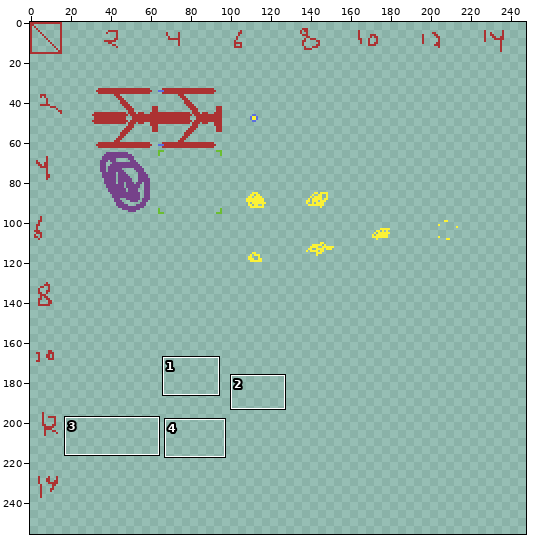
Two versions of one pixel-art file, src-resources/pacrpg/images/player1.ase. Above: a wide view before the commit, with the close-up outlined.
Close-up. The starting point:
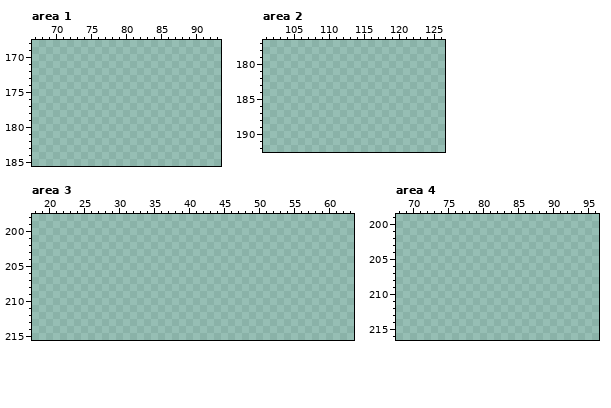
256x256 pixels, 1 frame. Pixels under 10% opacity are left out. Shown: area 1: x 67..93, y 168..185; area 2: x 101..126, y 177..192; area 3: x 18..63, y 198..215; area 4: x 68..96, y 199..216. The wide view leaves out empty margins. The commit also changed other parts of the picture, which this record leaves out.
After:
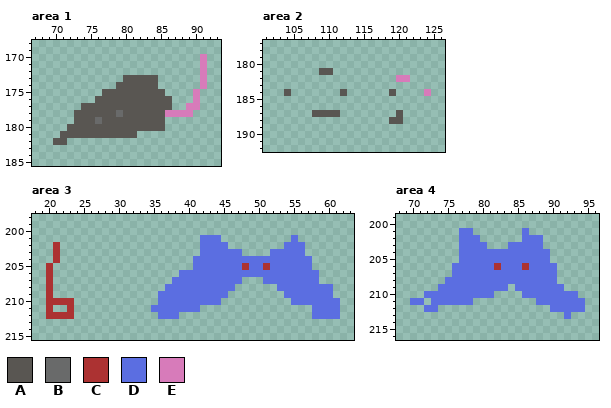
Palette (. is transparent): A #595652  B #696a6a  C #ac3232  D #5b6ee1  E #d77bba
The edit:
--- area 1
@@ x 67..93 @@
 169 ...........................
-170 ...........................
-171 ...........................
-172 ...........................
-173 ...........................
-174 ...........................
-175 ...........................
-176 ...........................
-177 ...........................
-178 ...........................
-179 ...........................
-180 ...........................
-181 ...........................
-182 ...........................
+170 ........................E..
+171 ........................E..
+172 ........................E..
+173 .............AAAAA......E..
+174 ............AAAAAA......E..
+175 ..........AAAAAAAAA....E...
+176 .........AAAAAAAAAAA...E...
+177 .......AAAAAAAAAAAAA..EE...
+178 ......AAAAAABAAAAAAEEEE....
+179 ......AAABAAAAAAAAA........
+180 .....AAAAAAAAAAAAAA........
+181 ....AAAAAAAAAAA............
+182 ...AA......................
 183 ...........................
--- area 2
@@ x 101..126 @@
 180 ..........................
-181 ..........................
-182 ..........................
+181 ........AA................
+182 ...................EE.....
 183 ..........................
-184 ..........................
+184 ...A.......A......A....E..
 185 ..........................
 186 ..........................
-187 ..........................
-188 ..........................
+187 .......AAAA........A......
+188 ..................AA......
 189 ..........................
--- area 3
@@ x 18..63 @@
 200 ..............................................
-201 ..............................................
-202 ..............................................
-203 ..............................................
-204 ..............................................
-205 ..............................................
-206 ..............................................
-207 ..............................................
-208 ..............................................
-209 ..............................................
-210 ..............................................
-211 ..............................................
-212 ..............................................
+201 ........................DDD..........D........
+202 ...C....................DDDD........DDD.......
+203 ...C....................DDDDDD....DDDDD.......
+204 ...C...................DDDDDDDDDDDDDDDDD......
+205 ..C....................DDDDDDDCDDCDDDDDD......
+206 ..C..................DDDDDDDDDDDDDDDDDDDD.....
+207 ..C.................DDDDDDDDDD...DDDDDDDD.....
+208 ..C................DDDDDDDDDD......DDDDDDDD...
+209 ..C...............DDDDDDDDDD........DDDDDDD...
+210 ..CCCC............DDDDDDDDD..........DDDDDDD..
+211 ..C..C...........DDDDDDD................DDDD..
+212 ..CCCC............DDD...................DDDD..
 213 ..............................................
--- area 4
@@ x 68..96 @@
 200 .............................
-201 .............................
-202 .............................
-203 .............................
-204 .............................
-205 .............................
-206 .............................
-207 .............................
-208 .............................
-209 .............................
-210 .............................
-211 .............................
-212 .............................
-213 .............................
+201 .........DD.......D..........
+202 .........DDD......DDD........
+203 .........DDDD...DDDDD........
+204 .........DDDDDDDDDDDDD.......
+205 .........DDDDDDDDDDDDD.......
+206 ........DDDDDDCDDDCDDDD......
+207 ........DDDDDDDDDDDDDDD......
+208 .......DDDDDDDDDDDDDDDD......
+209 ......DDDDDDDDDD.DDDDDDD.....
+210 ....DDDDDDDDDD....DDDDDDDD...
+211 ..DD.DDDDDD.........DDDDDDD..
+212 ....DD................DDDDD..
+213 ........................D....
 214 .............................
Where, in picture pixels (left, top, right, bottom), the same in both close-ups:
added: (53, 54, 207, 145)
added: (284, 68, 347, 117)
added: (389, 75, 431, 124)
added: (151, 235, 340, 319)
added: (46, 242, 74, 319)
added: (410, 228, 585, 319)
